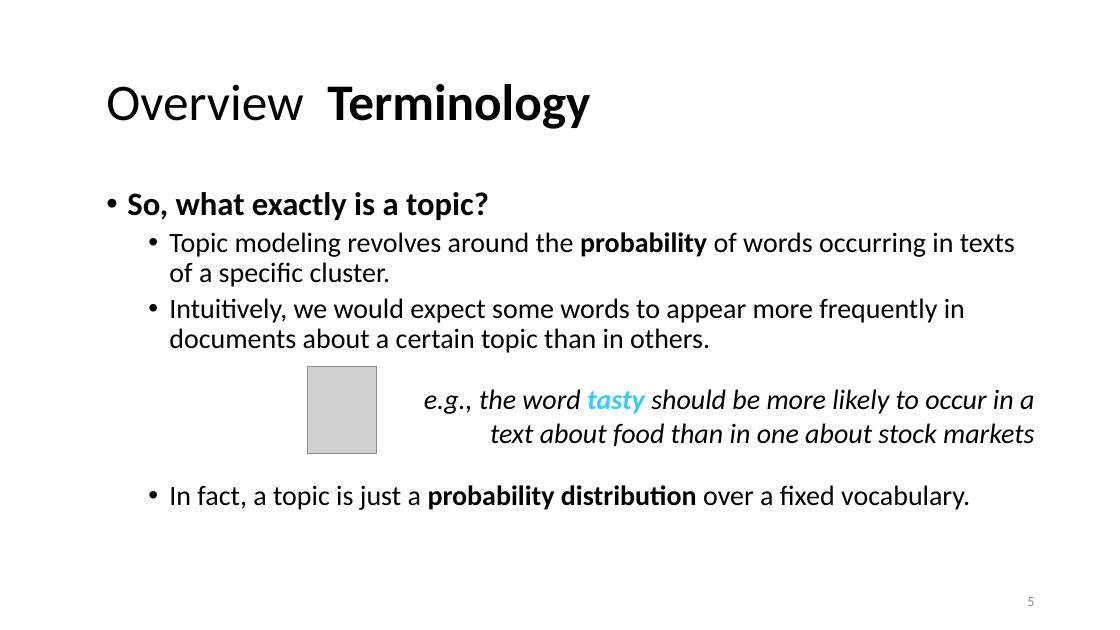
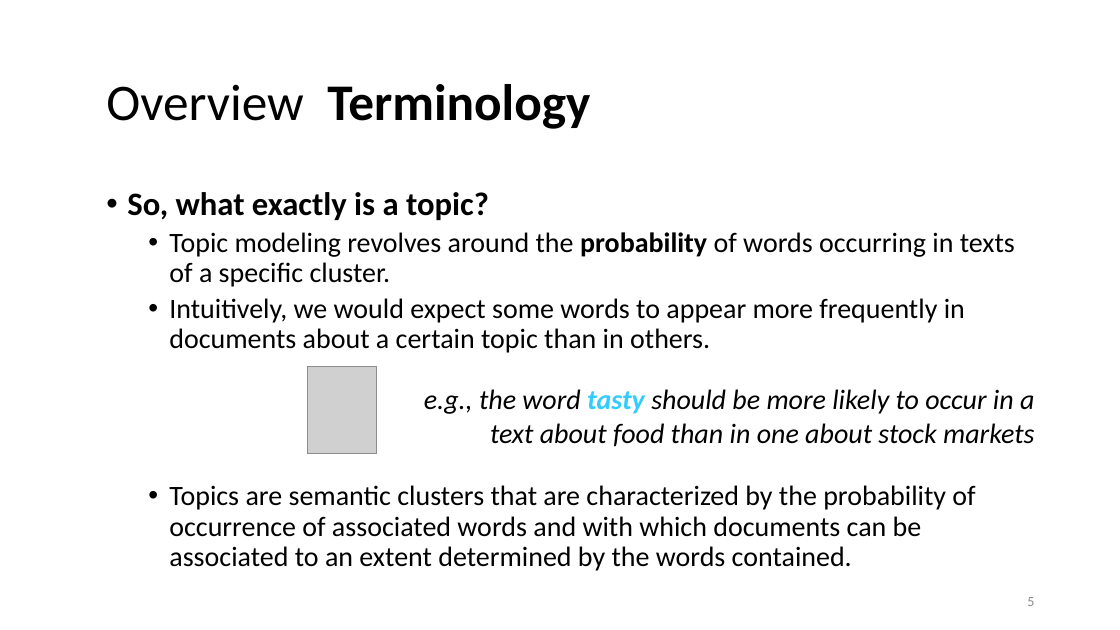
Before and after one commit to lisa-wm/consulting, a slide deck: slide 5 of 5_seminar/contents_part_II/slides/slides_II_2.pptx. Drawn at 1120x630 pixels with LibreOffice and Linux fonts; fonts in the diff are those of the drawing; grey boxes stand for pictures. Boxes give left, top, right and bottom in pixels: in the first picture for what was removed or moved away, otherwise in the second. Text is boxed around its words. In the diff, an @@ line names an element or a change of style, - is before the commit and + after.

```diff
--- a/5_seminar/contents_part_II/slides/slides_II_2.pptx
+++ b/5_seminar/contents_part_II/slides/slides_II_2.pptx
@@ text at bbox=[169, 485, 975, 571]: text changed @@
-  • In fact, a topic is just a probability distribution over a fixed vocabulary.
+  • Topics are semantic clusters that are characterized by the probability of occurrence of associated words and with which documents can be associated to an extent determined by the words contained.
```
Also in this commit, not shown: 14 other files.
